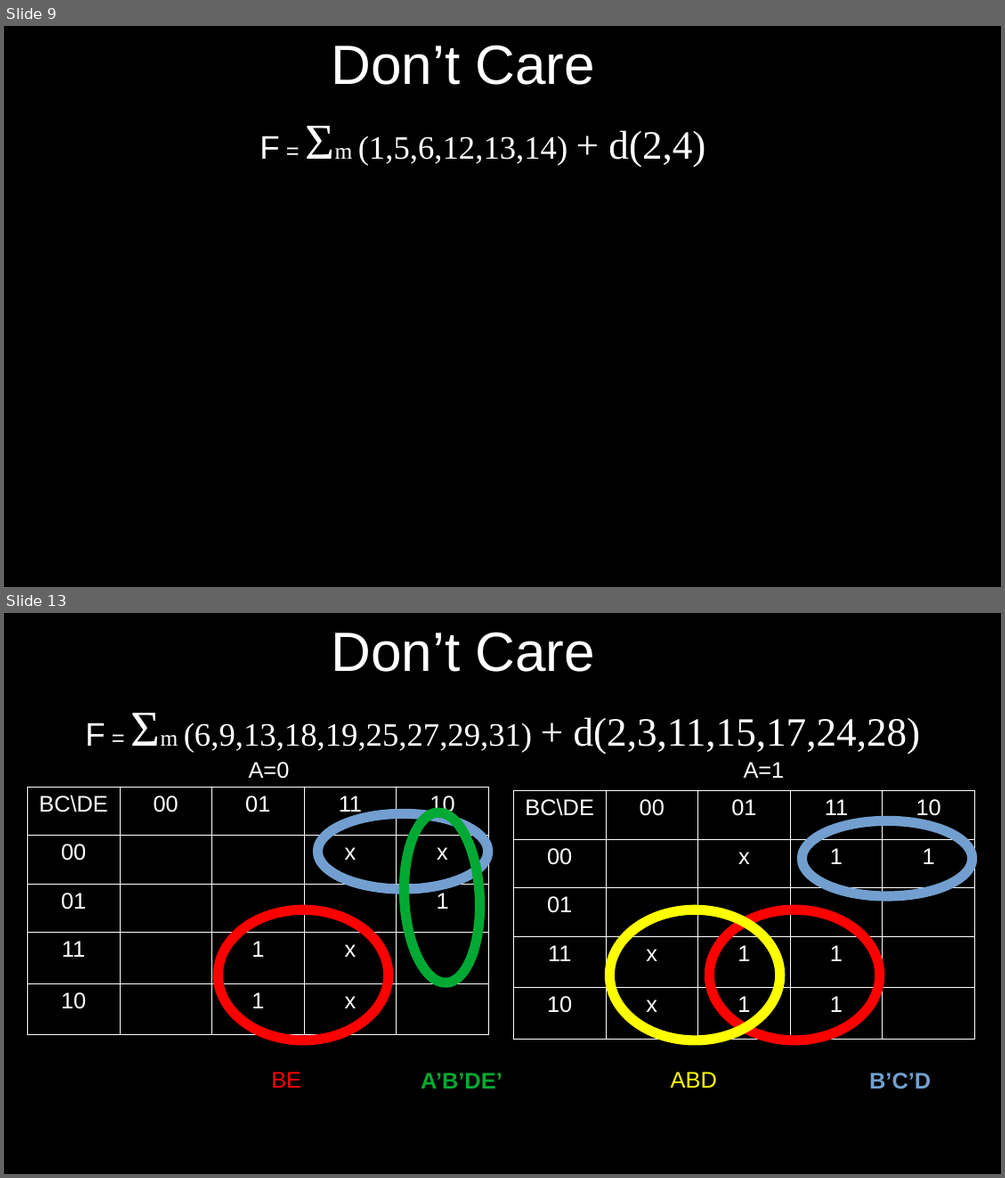
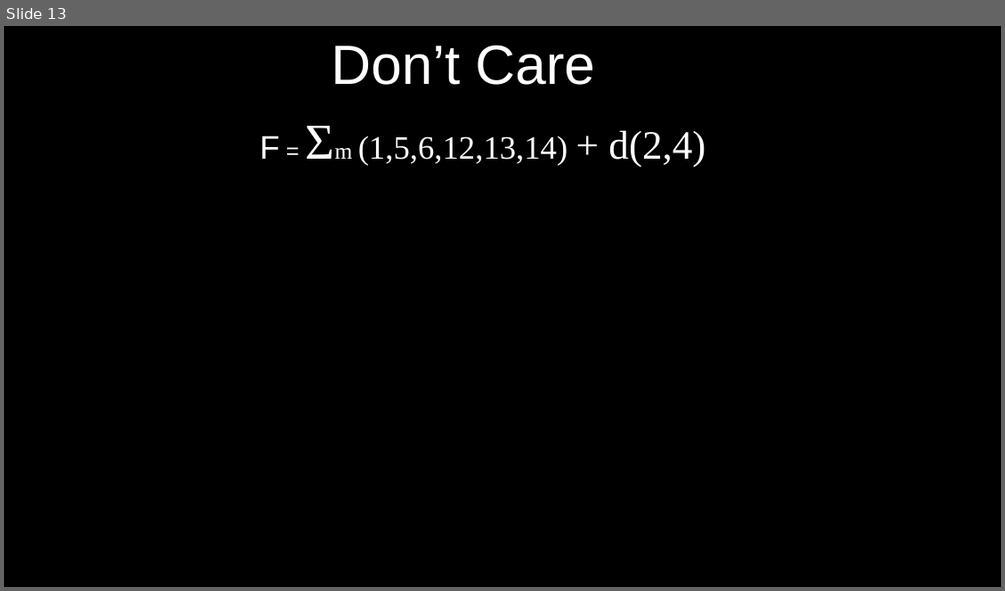
Before and after one commit to arnabsinha/Switching-Circuits-and-Logic-Design, a slide deck: Lecture_11.odp. Shown one above the other, each under a label of ours: slides 9 and 13 before the commit, slide 13 after it; the slides between them are not shown. The pictures are 1005x1178 and 1005x591 pixels, drawn with LibreOffice and Linux fonts; fonts in the diff are those of the drawing. Boxes give left, top, right and bottom in pixels: in the first picture for what was removed or moved away, otherwise in the second. Text is boxed around its words. In the diff, an @@ line names an element or a change of style, - is before the commit and + after.

```diff
--- a/Lecture_11.odp
+++ b/Lecture_11.odp
@@ slide 13 removed at bbox=[4, 613, 1001, 1174], background #000000 @@
@@ title removed at bbox=[331, 632, 595, 672] @@
-Don’t Care
@@ text removed at bbox=[85, 717, 921, 754] @@
-F = Σm (6,9,13,18,19,25,27,29,31) + d(2,3,11,15,17,24,28)
@@ text removed at bbox=[249, 762, 290, 779] @@
-A=0
@@ text removed at bbox=[744, 762, 785, 778] @@
-A=1
@@ table removed at bbox=[27, 787, 489, 1035], 5 rows, 5 columns @@
-BC\DE | 00 | 01 | 11 | 10
-00 |  |  | x | x
-01 |  |  |  | 1
-11 |  | 1 | x | 
-10 |  | 1 | x | 
@@ table removed at bbox=[513, 790, 975, 1038], 5 rows, 5 columns @@
-BC\DE | 00 | 01 | 11 | 10
-00 |  | x | 1 | 1
-01 |  |  |  | 
-11 | x | 1 | 1 | 
-10 | x | 1 | 1 | 
@@ ellipse removed at bbox=[318, 814, 488, 889] @@
@@ ellipse removed at bbox=[400, 811, 484, 984] @@
@@ ellipse removed at bbox=[801, 821, 971, 896] @@
@@ ellipse removed at bbox=[218, 909, 388, 1040] @@
@@ ellipse removed at bbox=[610, 909, 780, 1040] @@
@@ ellipse removed at bbox=[710, 909, 880, 1040] @@
@@ text removed at bbox=[271, 1071, 301, 1087] @@
-BE
@@ text removed at bbox=[421, 1072, 502, 1088] @@
-A’B’DE’
@@ text removed at bbox=[671, 1071, 717, 1087] @@
-ABD
@@ text removed at bbox=[869, 1072, 930, 1089] @@
-B’C’D
@@ what was slide 9 is now slide 13 @@
```
Also in this commit, not shown: 4 slides added, 3 other slides removed, 2 other files.
